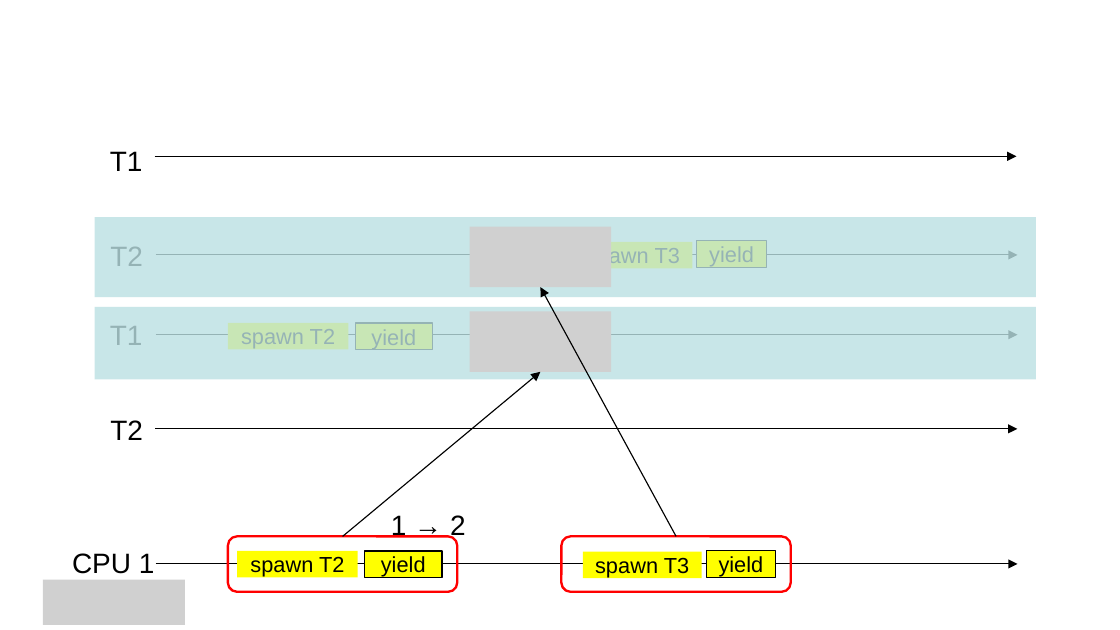
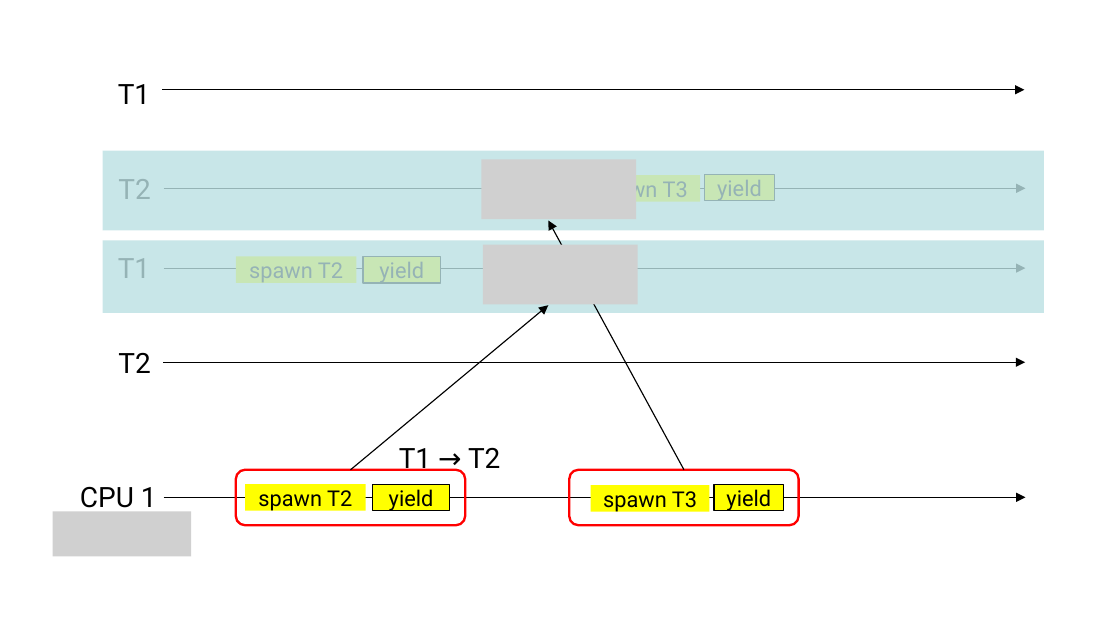
Before and after one commit to jieungkim/phd_thesis, a slide deck: slide 6 of figs/conlink/concurrent_linking.pptx (slide 26 before the commit). Drawn at 1120x630 pixels with LibreOffice and Linux fonts; fonts in the diff are those of the drawing; grey boxes stand for pictures. Boxes give left, top, right and bottom in pixels: in the first picture for what was removed or moved away, otherwise in the second. Text is boxed around its words. In the diff, an @@ line names an element or a change of style, - is before the commit and + after.

```diff
--- a/figs/conlink/concurrent_linking.pptx
+++ b/figs/conlink/concurrent_linking.pptx
@@ 3 texts, 2 rectangles, 1 arrow: place and size @@
-3 texts, 2 rectangles, 1 arrow at bbox=[72, 151, 1017, 578]
+3 texts, 2 rectangles, 1 arrow at bbox=[80, 84, 1025, 514]
@@ font Arial to Roboto in 13 elements at bbox=[118, 258, 150, 278], bbox=[236, 256, 357, 283], bbox=[704, 175, 774, 202], bbox=[118, 352, 150, 373], bbox=[363, 256, 440, 283], bbox=[118, 84, 150, 104], bbox=[581, 175, 700, 202], bbox=[245, 484, 366, 511], bbox=[372, 484, 449, 511], bbox=[713, 484, 783, 511], bbox=[590, 485, 709, 512], bbox=[80, 486, 157, 514], bbox=[118, 179, 150, 199] @@
@@ picture added at bbox=[482, 159, 636, 220] @@
@@ picture removed at bbox=[469, 226, 610, 287] @@
@@ picture added at bbox=[483, 244, 637, 305] @@
@@ 8 rectangles, 6 arrows, 2 texts, 2 rounded rectangles: place and size @@
-8 rectangles, 6 arrows, 2 texts, 2 rounded rectangles at bbox=[95, 217, 1036, 592]
+8 rectangles, 6 arrows, 2 texts, 2 rounded rectangles at bbox=[103, 150, 1044, 525]
@@ picture removed at bbox=[469, 311, 610, 372] @@
@@ text at bbox=[399, 447, 500, 471]: text changed; font Arial to Roboto @@
-1 → 2
+T1 → T2
@@ picture added at bbox=[53, 512, 192, 557] @@
@@ picture removed at bbox=[43, 580, 185, 625] @@
```
Also in this commit, not shown: 7 other slides changed, 23 slides removed, 16 other files.
